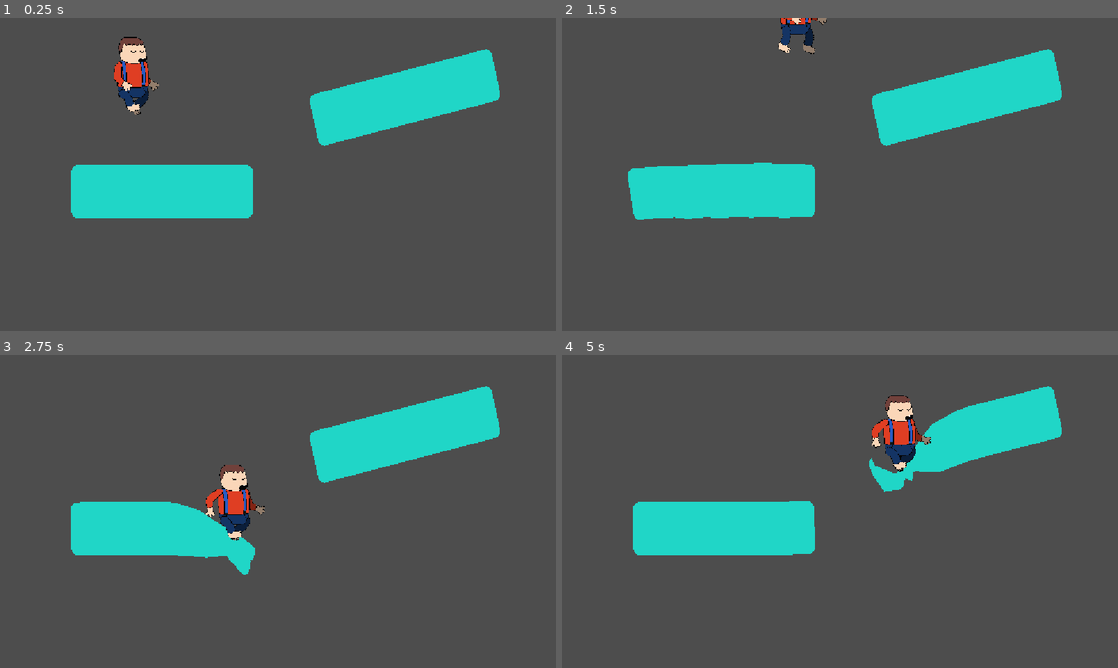
Above: before the commit, frames 1-4 (two rows, left to right).
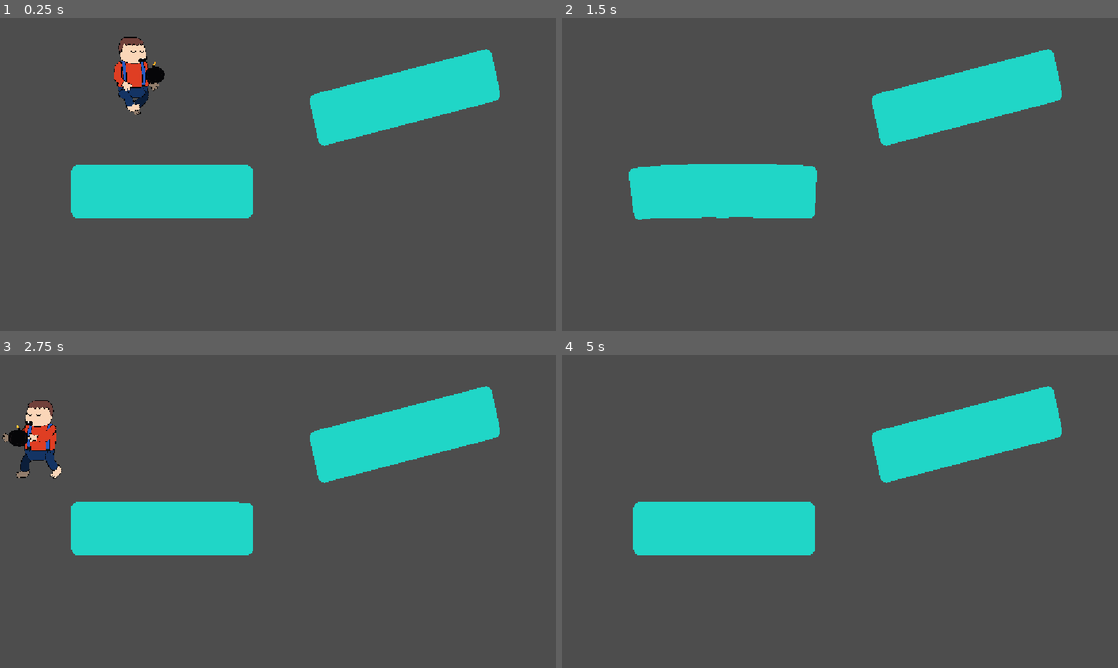
Above: after the commit, the same moments.

Repository: SlopInteractive/haven-2026
Game: Godot game, scene res://scenes/test/kap_test.tscn
Two runs of this game, one before a commit and one after it. Both use one fixed random seed, a clock stepped at 60 frames per second and the inputs below. The engine's default icon, where the game draws it, is replaced by a stand-in: a white triangle on a blue panel in a dark square.
Inputs (mouse positions are in pixels of both pictures, inside the frame that each line leads up to):
- Up to frame 1 (0.25 s): no input
- Up to frame 2 (1.5 s): tap Enter (ui_accept) at 0.5, 0.77 s; move the mouse to (962, 158) at 0.52 s; hold Right (ui_right) 0.53-1.25 s; hold D (player2_right, bound only after the commit) 0.53-1.25 s; tap Insert (player1_interact, bound only after the commit) at 0.6 s; click (962, 158) at 0.67 s; drag from (728, 190) to (967, 118) at 1.27 s
- Up to frame 3 (2.75 s): move the mouse to (333, 442) at 2.02 s; hold Delete (player1_left, bound only after the commit) from 2.03 s (still down); hold D (player2_right, bound only after the commit) from 2.03 s (still down); tap Insert (player1_interact, bound only after the commit) at 2.1 s
- Up to frame 4 (5 s): release Delete (player1_left, bound only after the commit) at 2.75 s; release D (player2_right, bound only after the commit) at 2.75 s; drag from (812, 574) to (967, 433) at 2.77 s; move the mouse to (1006, 558) at 3.52 s; hold Right (ui_right) 3.53-4.25 s; hold D (player2_right, bound only after the commit) 3.53-4.25 s; tap Insert (player1_interact, bound only after the commit) at 3.6 s; tap Enter (ui_accept) at 3.77, 4.25 s; drag from (673, 464) to (717, 549) at 4.27 s

The runs differ from the first frame. In frame 1, 0.1% of the frame differs, in the area x 26-30%, y 14-22%; in frame 2, 0.7%; in frame 3, 3.2%, in the area x 0-48%, y 14-71%; in frame 4, 2.1%.

Commit message:
xddadsa

Diff:
--- a/prefabs/player.tscn
+++ b/prefabs/player.tscn
@@ -9,6 +9,7 @@
 [ext_resource type="Texture2D" uid="uid://2tq8jwvce2eq" path="res://assets/sprites/Head.png" id="7_m2qjg"]
 [ext_resource type="Texture2D" uid="uid://c7sj8fri0xakm" path="res://assets/sprites/hair/hair_03.tres" id="8_llb5v"]
 [ext_resource type="Texture2D" uid="uid://8d80qm73noo8" path="res://assets/sprites/eyes/eyes_01.tres" id="9_x0bak"]
+[ext_resource type="Texture2D" uid="uid://bpkclui5ahhi" path="res://assets/sprites/Bomb.png" id="10_opo22"]
 
 [sub_resource type="RectangleShape2D" id="RectangleShape2D_88qri"]
 size = Vector2(35.253624, 82.96569)
@@ -246,6 +247,9 @@
 &"walk": SubResource("Animation_mh6xa")
 }
 
+[sub_resource type="AnimationNodeAnimation" id="AnimationNodeAnimation_sd3sa"]
+animation = &"grab"
+
 [sub_resource type="AnimationNodeAnimation" id="AnimationNodeAnimation_rgeog"]
 animation = &"RESET"
 
@@ -266,17 +270,32 @@
 xfade_time = 0.4
 switch_mode = 2
 
+[sub_resource type="AnimationNodeStateMachineTransition" id="AnimationNodeStateMachineTransition_m2qjg"]
+xfade_time = 0.4
+
+[sub_resource type="AnimationNodeStateMachineTransition" id="AnimationNodeStateMachineTransition_llb5v"]
+xfade_time = 0.4
+
+[sub_resource type="AnimationNodeStateMachineTransition" id="AnimationNodeStateMachineTransition_x0bak"]
+xfade_time = 0.4
+
+[sub_resource type="AnimationNodeStateMachineTransition" id="AnimationNodeStateMachineTransition_lulei"]
+xfade_time = 0.4
+
 [sub_resource type="AnimationNodeStateMachine" id="AnimationNodeStateMachine_3ww3k"]
 states/Start/position = Vector2(208, 110.4)
+states/grab/node = SubResource("AnimationNodeAnimation_sd3sa")
+states/grab/position = Vector2(664, 158.6)
 states/idle/node = SubResource("AnimationNodeAnimation_rgeog")
 states/idle/position = Vector2(382.8, 164)
 states/in_air/node = SubResource("AnimationNodeAnimation_opo22")
 states/in_air/position = Vector2(533.8786, 100.00051)
 states/walk/node = SubResource("AnimationNodeAnimation_8rb0w")
 states/walk/position = Vector2(533.83997, 233.6)
-transitions = ["Start", "idle", SubResource("AnimationNodeSt …(140 unchanged characters)… mationNodeStateMachineTransition_opo22")]
-
-[node name="RigidBody2D" type="RigidBody2D" unique_id=826111072]
+transitions = ["Start", "idle", SubResource("AnimationNodeSt …(140 unchanged characters)… mationNodeStateMachineTransition_opo22"), "walk", "grab", SubResource("AnimationNodeStateMachineTransition_m2qjg"), "grab", "walk", SubResource("AnimationNodeStateMachineTransition_llb5v"), "grab", "in_air", SubResource("AnimationNodeStateMachineTransition_x0bak"), "in_air", "grab", SubResource("AnimationNodeStateMachineTransition_lulei")]
+graph_offset = Vector2(246, -31)
+
+[node name="Player" type="RigidBody2D" unique_id=826111072]
 lock_rotation = true
 script = ExtResource("1_60koi")
 metadata/_edit_group_ = true
@@ -358,3 +377,11 @@
 root_node = NodePath("../Arms")
 tree_root = SubResource("AnimationNodeStateMachine_3ww3k")
 anim_player = NodePath("../Legs")
+
+[node name="ItemHold" type="Node2D" parent="PlayerVisual" unique_id=61227497]
+position = Vector2(37, 6)
+metadata/_edit_group_ = true
+
+[node name="Sprite2D" type="Sprite2D" parent="PlayerVisual/ItemHold" unique_id=1729375660]
+position = Vector2(1, -4)
+texture = ExtResource("10_opo22")
--- a/project.godot
+++ b/project.godot
@@ -28,12 +28,52 @@
 
 player1_left={
 "deadzone": 0.2,
-"events": [Object(InputEventKey,"resource_local_to_scene":fa …(146 unchanged characters)… se,"keycode":0,"physical_keycode":4194319,"key_label":0,"unicode":0,"location":0,"echo":false,"script":null)
+"events": [Object(InputEventKey,"resource_local_to_scene":fa …(146 unchanged characters)… se,"keycode":0,"physical_keycode":4194312,"key_label":0,"unicode":0,"location":0,"echo":false,"script":null)
 ]
 }
 player1_right={
 "deadzone": 0.2,
-"events": [Object(InputEventKey,"resource_local_to_scene":fa …(146 unchanged characters)… se,"keycode":0,"physical_keycode":4194321,"key_label":0,"unicode":0,"location":0,"echo":false,"script":null)
+"events": [Object(InputEventKey,"resource_local_to_scene":fa …(146 unchanged characters)… se,"keycode":0,"physical_keycode":4194324,"key_label":0,"unicode":0,"location":0,"echo":false,"script":null)
+]
+}
+player1_up={
+"deadzone": 0.2,
+"events": [Object(InputEventKey,"resource_local_to_scene":false,"resource_name":"","device":-1,"window_id":0,"alt_pressed":false,"shift_pressed":false,"ctrl_pressed":false,"meta_pressed":false,"pressed":false,"keycode":0,"physical_keycode":4194317,"key_label":0,"unicode":0,"location":0,"echo":false,"script":null)
+]
+}
+player1_interact={
+"deadzone": 0.2,
+"events": [Object(InputEventKey,"resource_local_to_scene":false,"resource_name":"","device":-1,"window_id":0,"alt_pressed":false,"shift_pressed":false,"ctrl_pressed":false,"meta_pressed":false,"pressed":false,"keycode":0,"physical_keycode":4194311,"key_label":0,"unicode":0,"location":0,"echo":false,"script":null)
+]
+}
+player1_dash={
+"deadzone": 0.2,
+"events": [Object(InputEventKey,"resource_local_to_scene":false,"resource_name":"","device":-1,"window_id":0,"alt_pressed":false,"shift_pressed":false,"ctrl_pressed":false,"meta_pressed":false,"pressed":false,"keycode":0,"physical_keycode":4194323,"key_label":0,"unicode":0,"location":0,"echo":false,"script":null)
+]
+}
+player2_left={
+"deadzone": 0.2,
+"events": [Object(InputEventKey,"resource_local_to_scene":false,"resource_name":"","device":-1,"window_id":0,"alt_pressed":false,"shift_pressed":false,"ctrl_pressed":false,"meta_pressed":false,"pressed":false,"keycode":0,"physical_keycode":65,"key_label":0,"unicode":97,"location":0,"echo":false,"script":null)
+]
+}
+player2_right={
+"deadzone": 0.2,
+"events": [Object(InputEventKey,"resource_local_to_scene":false,"resource_name":"","device":-1,"window_id":0,"alt_pressed":false,"shift_pressed":false,"ctrl_pressed":false,"meta_pressed":false,"pressed":false,"keycode":0,"physical_keycode":68,"key_label":0,"unicode":100,"location":0,"echo":false,"script":null)
+]
+}
+player2_up={
+"deadzone": 0.2,
+"events": [Object(InputEventKey,"resource_local_to_scene":false,"resource_name":"","device":-1,"window_id":0,"alt_pressed":false,"shift_pressed":false,"ctrl_pressed":false,"meta_pressed":false,"pressed":false,"keycode":0,"physical_keycode":87,"key_label":0,"unicode":119,"location":0,"echo":false,"script":null)
+]
+}
+player2_interact={
+"deadzone": 0.2,
+"events": [Object(InputEventKey,"resource_local_to_scene":false,"resource_name":"","device":-1,"window_id":0,"alt_pressed":false,"shift_pressed":false,"ctrl_pressed":false,"meta_pressed":false,"pressed":false,"keycode":0,"physical_keycode":81,"key_label":0,"unicode":113,"location":0,"echo":false,"script":null)
+]
+}
+player2_dash={
+"deadzone": 0.2,
+"events": [Object(InputEventKey,"resource_local_to_scene":false,"resource_name":"","device":-1,"window_id":0,"alt_pressed":false,"shift_pressed":false,"ctrl_pressed":false,"meta_pressed":false,"pressed":false,"keycode":0,"physical_keycode":69,"key_label":0,"unicode":101,"location":0,"echo":false,"script":null)
 ]
 }
 
--- a/scenes/test/test_arena.tscn
+++ b/scenes/test/test_arena.tscn
@@ -2,7 +2,6 @@
 
 [ext_resource type="PackedScene" uid="uid://mecpisjf1ohd" path="res://prefabs/player.tscn" id="2_x7yfq"]
 [ext_resource type="PackedScene" uid="uid://brpvolci1fnnq" path="res://prefabs/platform.tscn" id="2_xd32e"]
-[ext_resource type="Texture2D" uid="uid://ty7imnu84tmb" path="res://assets/sprites/background.tres" id="3_xd32e"]
 [ext_resource type="PackedScene" uid="uid://dfd4mw1oao4" path="res://prefabs/player_textured.tscn" id="3_xd32e"]
 
 [node name="TestArena" type="Node2D" unique_id=670349092]
@@ -19,8 +18,8 @@
 zoom = Vector2(0.48, 0.48)
 
 [node name="Background" type="Sprite2D" parent="." unique_id=933641310]
-texture = ExtResource("3_xd32e")
-[node name="RigidBody2D" parent="." unique_id=826111072 instance=ExtResource("2_x7yfq")]
+position = Vector2(1, 0)
+
 [node name="Player" parent="." unique_id=826111072 instance=ExtResource("2_x7yfq")]
 position = Vector2(421, 293)
 max_contacts_reported = 4
--- a/scripts/player_controller.gd
+++ b/scripts/player_controller.gd
@@ -22,6 +22,9 @@
 
 func _physics_process(delta: float) -> void:
 	var direction := Input.get_action_strength("player" + str(player_id) + "_right") - Input.get_action_strength("player" + str(player_id) + "_left")
+
+	if Input.is_action_just_pressed("player1_interact"):
+		player_visual.start_holding()
 
 	if direction != 0:
 		player_visual.trigger_midair_walk_animation()
--- a/scripts/player_visual.gd
+++ b/scripts/player_visual.gd
@@ -13,9 +13,10 @@
 @onready var arm_anim_tree: AnimationTree = $"ArmAnimTree"
 @onready var arm_playback: AnimationNodeStateMachinePlayback = arm_anim_tree.get("parameters/playback")
 
-
 @onready var leg_anim_tree: AnimationTree = $"LegAnimTree"
 @onready var leg_playback: AnimationNodeStateMachinePlayback = leg_anim_tree.get("parameters/playback")
+
+var is_holding := false
 
 func change_shirt(index: int):
 	$"FrontArm".texture = load( "res://assets/sprites/arms/arm_0" + str(index) + ".tres")
@@ -38,10 +39,7 @@
 	change_hair(hair_tex_id)
 	change_eyes(eyes_tex_id)
 
-func play_state(
-	playback: AnimationNodeStateMachinePlayback,
-	state: StringName
-):
+func play_state(playback: AnimationNodeStateMachinePlayback, state: StringName):
 	if playback.get_current_node() == state:
 		if playback.get_current_play_position() < playback.get_current_length():
 			return
@@ -52,12 +50,21 @@
 	playback.travel(state)
 
 func trigger_midair_animation():
-	play_state(arm_playback, &"in_air")
+	if !is_holding:
+		play_state(arm_playback, &"in_air")
 	play_state(leg_playback, &"in_air")
 
 func trigger_midair_walk_animation():
-	play_state(arm_playback, &"walk")
+	if !is_holding:
+		play_state(arm_playback, &"walk")
 	play_state(leg_playback, &"walk")
+
+func start_holding():
+	is_holding = true
+	play_state(arm_playback, &"grab")
+
+func stop_holding():
+	is_holding = false
 
 func update_facing(direction: float):
 	self.scale.x = -1 if direction < 0 else 1
